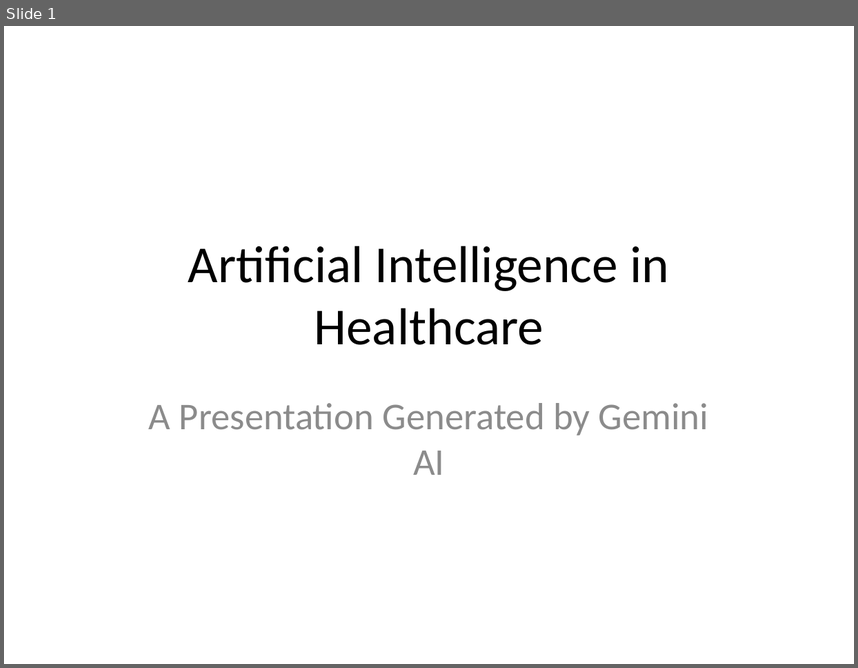
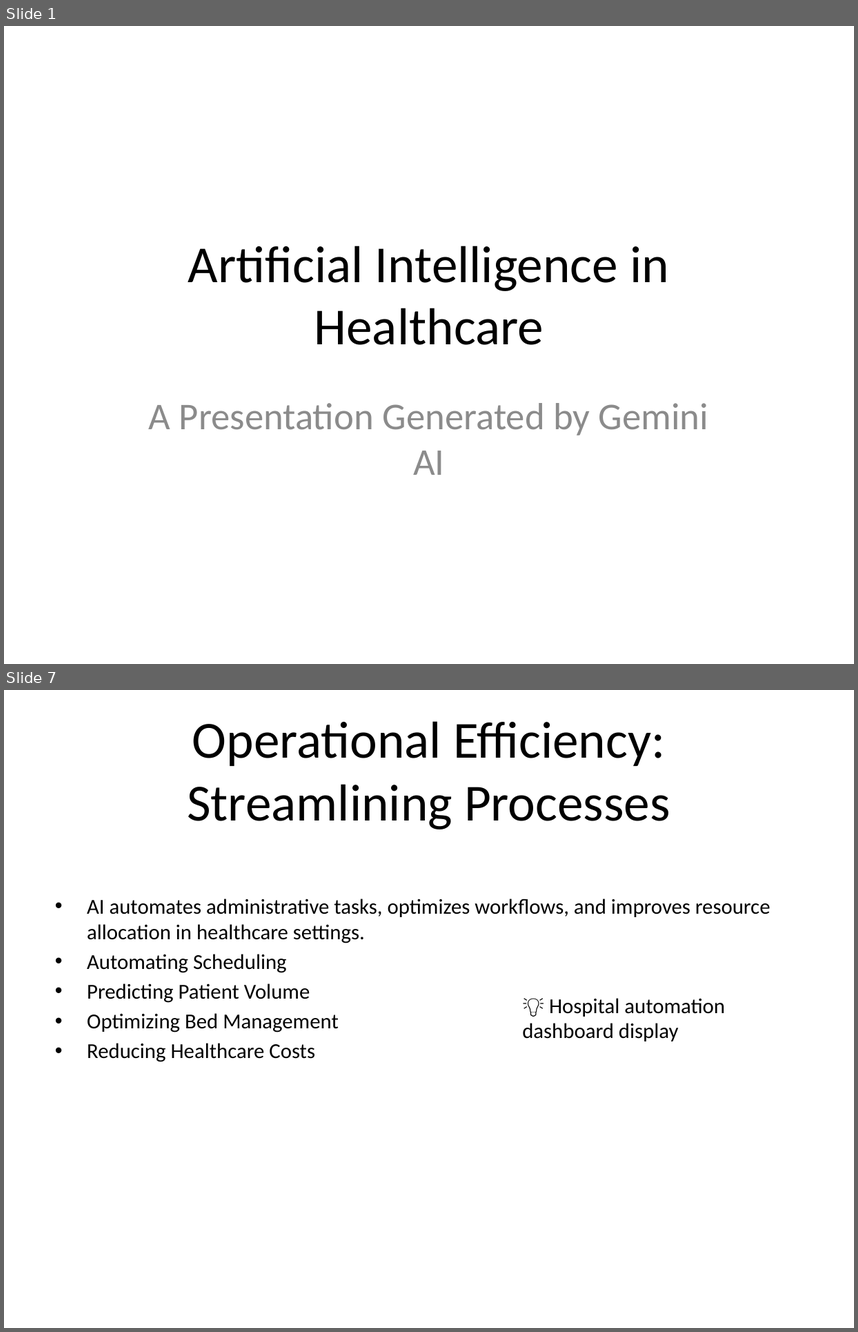
Before and after one commit to sarveshdabke/Topic-Generator-API, a slide deck: output/Artificial_Intelligence_in_Healthcare.pptx. Shown one above the other, each under a label of ours: slide 1 before the commit, slides 1 and 7 after it; the slides between them are not shown. The pictures are 858x668 and 858x1332 pixels, drawn with LibreOffice and Linux fonts; fonts in the diff are those of the drawing. Boxes give left, top, right and bottom in pixels: in the first picture for what was removed or moved away, otherwise in the second. Text is boxed around its words. In the diff, an @@ line names an element or a change of style, - is before the commit and + after.

```diff
--- a/output/Artificial_Intelligence_in_Healthcare.pptx
+++ b/output/Artificial_Intelligence_in_Healthcare.pptx
@@ slide 7 added at <box>4,690,854,1328</box>, background #FFFFFF @@
@@ title added at <box>187,721,670,829</box>, 44 pt, text #000000 @@
+Operational Efficiency: Streamlining Processes
@@ text added at <box>87,898,771,1062</box>, 18 pt, text #000000 @@
+• AI automates administrative tasks, optimizes workflows, and improves resource allocation in healthcare settings.
+• Automating Scheduling
+• Predicting Patient Volume
+• Optimizing Bed Management
+• Reducing Healthcare Costs
@@ text added at <box>522,998,725,1041</box>, 18 pt, text #000000 @@
+💡 Hospital automation dashboard display
```
Also in this commit, not shown: 6 slides changed, 1 other slide added, 2 slides removed.
